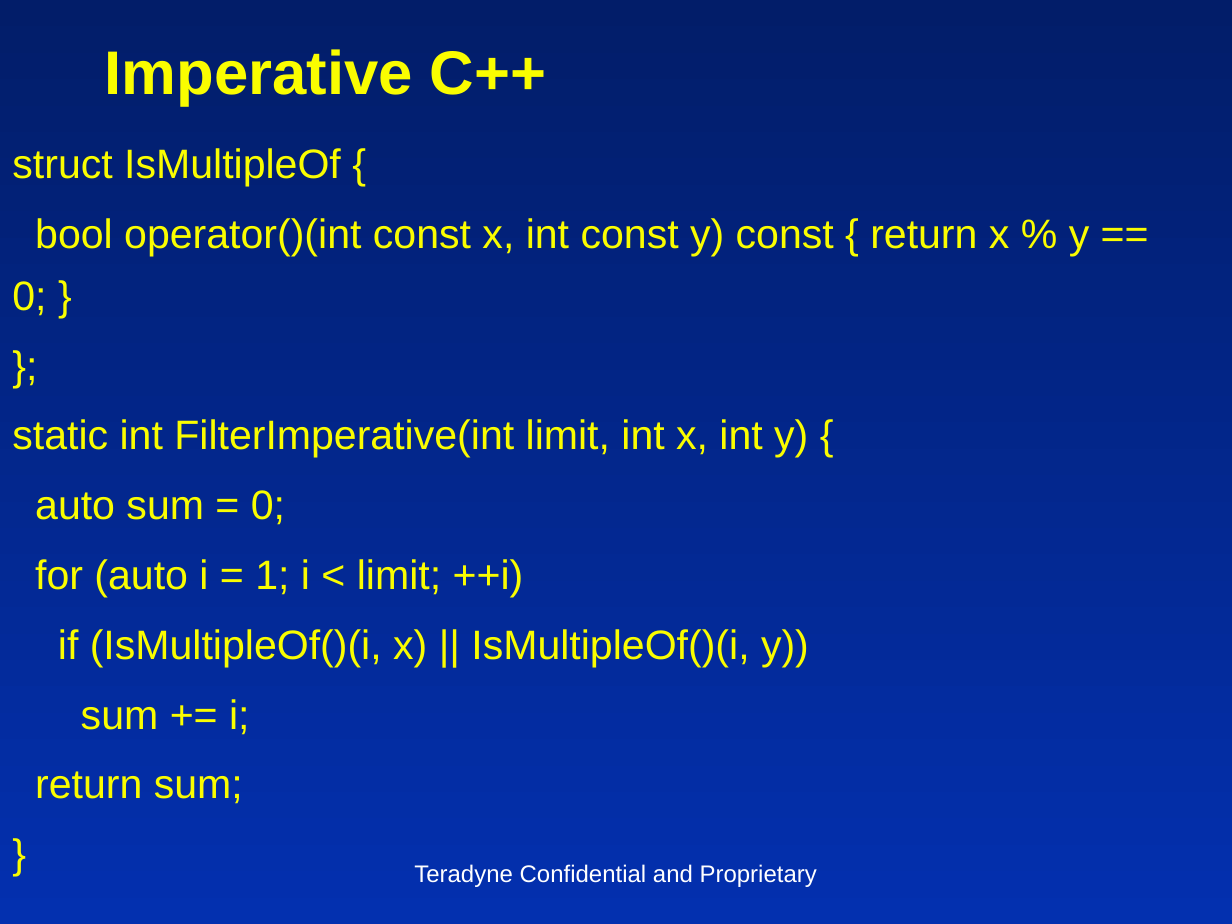
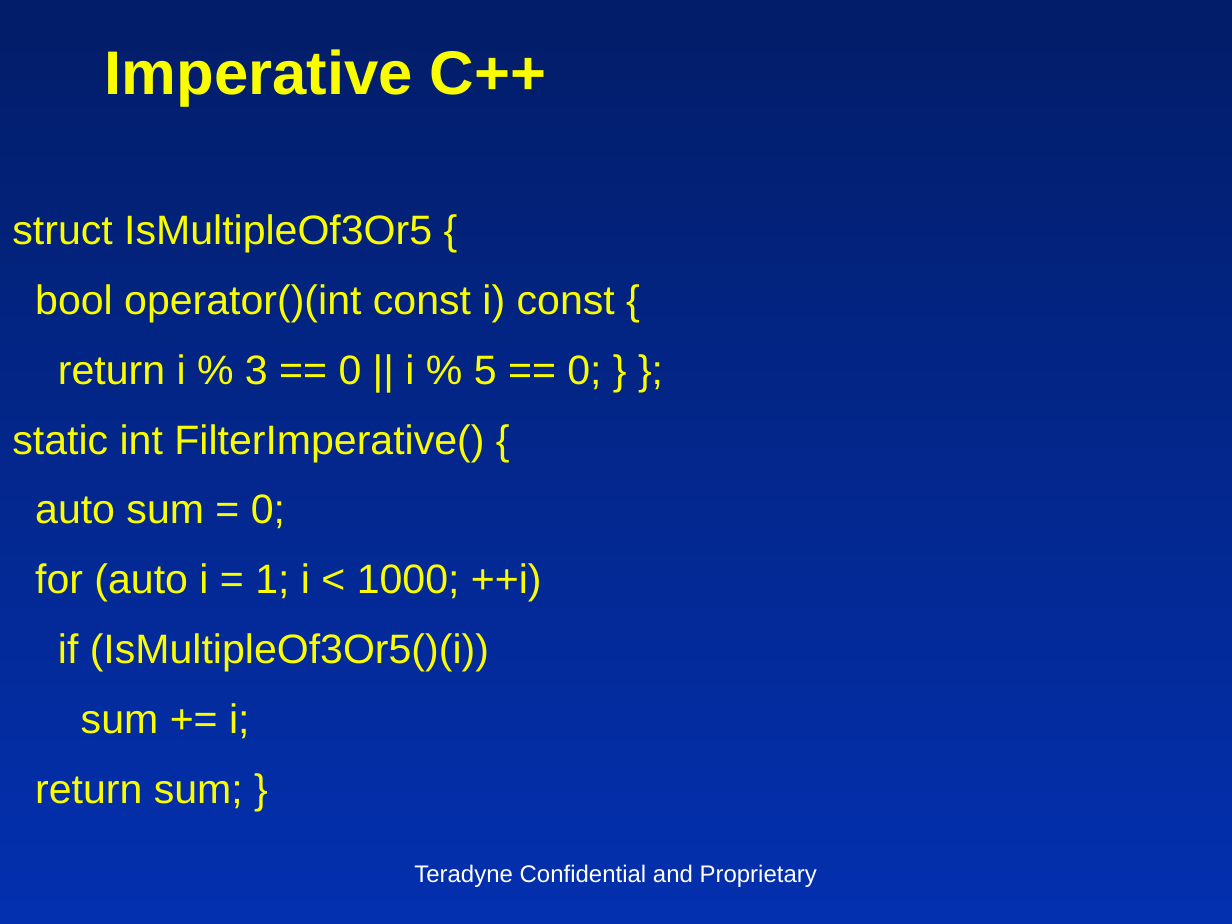
Before and after one commit to insideoutclub/Euler, a slide deck: slide 14 of FiveEasyPieces1.pptx. Drawn at 1232x924 pixels with LibreOffice and Linux fonts; fonts in the diff are those of the drawing. Boxes give left, top, right and bottom in pixels: in the first picture for what was removed or moved away, otherwise in the second. Text is boxed around its words. In the diff, an @@ line names an element or a change of style, - is before the commit and + after.

```diff
--- a/FiveEasyPieces1.pptx
+++ b/FiveEasyPieces1.pptx
@@ text at (x1=12, y1=214, x2=615, y2=462): text changed @@
-struct IsMultipleOf {
-bool operator()(int const x, int const y) const { return x % y == 0; }
-};
-static int FilterImperative(int limit, int x, int y) {
+struct IsMultipleOf3Or5 {
+bool operator()(int const i) const {
+return i % 3 == 0 || i % 5 == 0; } };
+static int FilterImperative() {
@@ text at (x1=35, y1=563, x2=542, y2=671): text changed @@
-for (auto i = 1; i < limit; ++i)
-if (IsMultipleOf()(i, x) || IsMultipleOf()(i, y))
+for (auto i = 1; i < 1000; ++i)
+if (IsMultipleOf3Or5()(i))
@@ text at (x1=35, y1=776, x2=243, y2=809): text changed @@
-return sum;
-}
+return sum; }
```
Also in this commit, not shown: 17 other slides changed, 1 slide removed, 2 other files.
